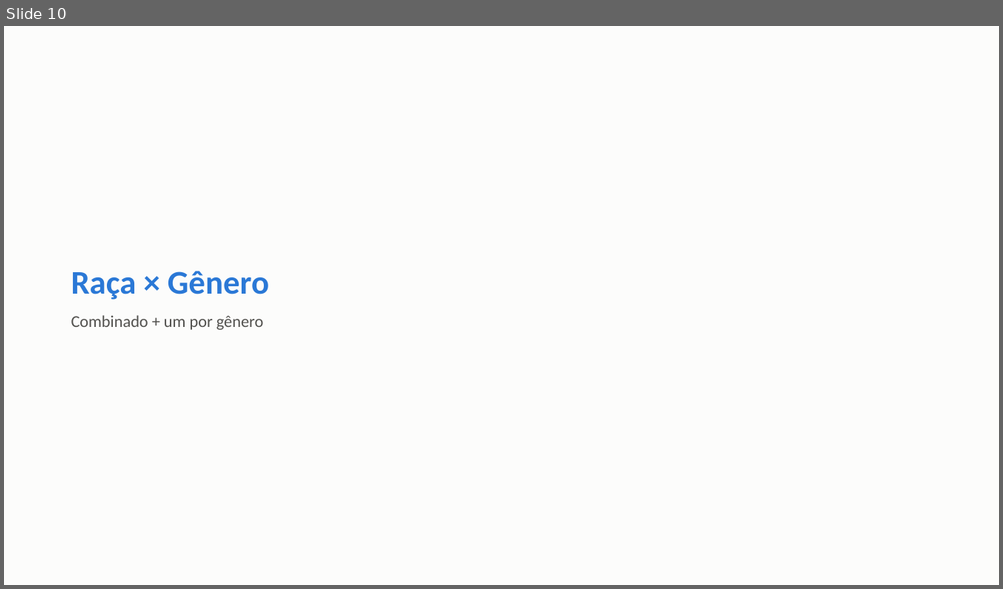
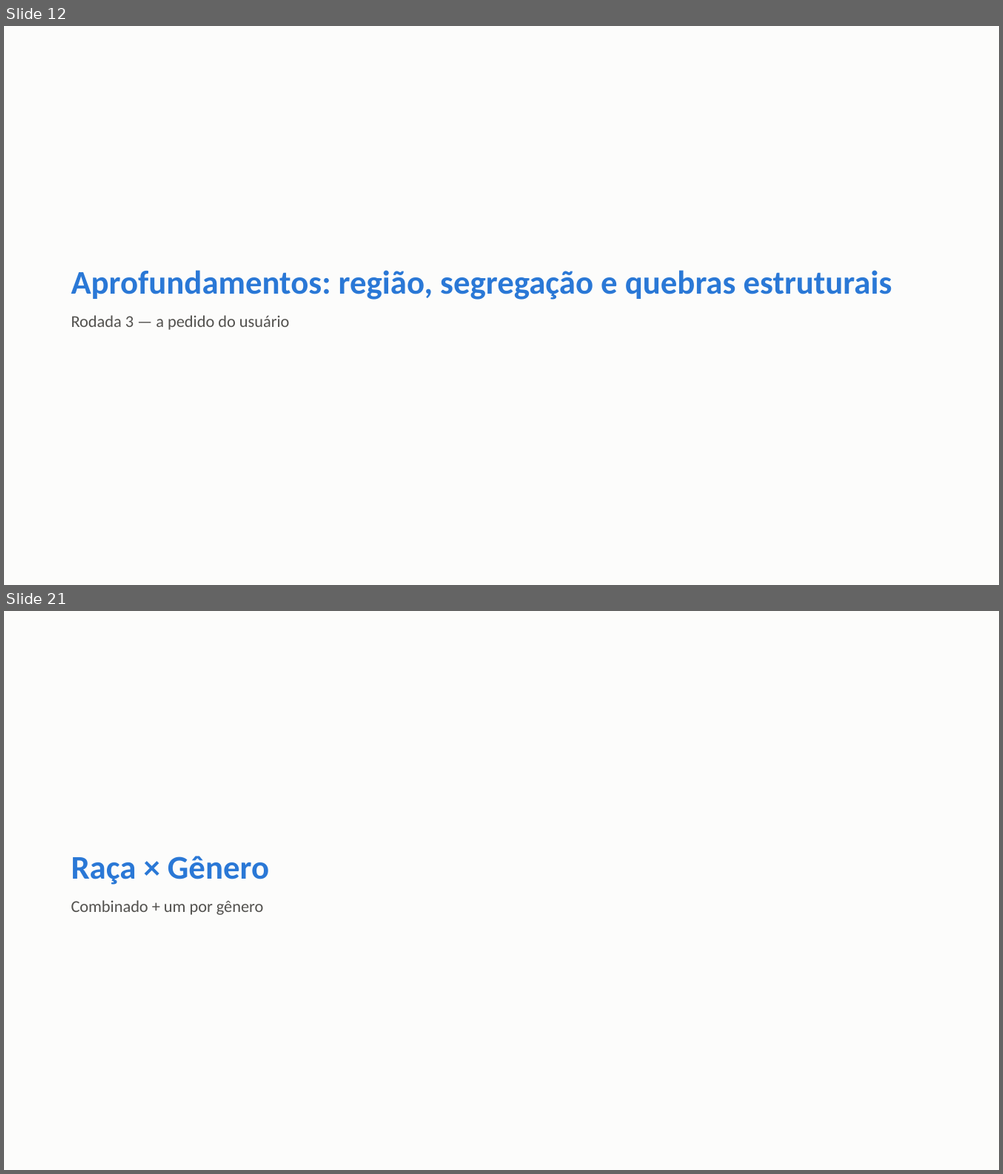
Before and after one commit to FelipeSantanaJ/Hub-Racial-Brasil, a slide deck: docs/Datahub_Racial_Brasil_Fase1.pptx. Shown one above the other, each under a label of ours: slide 10 before the commit, slides 12 and 21 after it; the slides between them are not shown. The pictures are 1003x589 and 1003x1174 pixels, drawn with LibreOffice and Linux fonts; fonts in the diff are those of the drawing. Boxes give left, top, right and bottom in pixels: in the first picture for what was removed or moved away, otherwise in the second. Text is boxed around its words. In the diff, an @@ line names an element or a change of style, - is before the commit and + after.

Commit message:
Aprofunda a Fase 1: Oaxaca-Blinder, hiato regional, segregação, quebra estrutural
Aplica teste de significância formal ao resíduo da decomposição do hiato
Branca-Negra via regressão (Oaxaca-Blinder + RIF por quantil, novas funções
em pnadc_core.py, validadas com dado sintético) — resíduo de +22% (p<0,001),
convergindo com os 24% da padronização direta. Descobre um padrão em U: o
hiato residual é menor na mediana (~15%) e maior na base (~31%) e no topo
(~36%) da distribuição de renda.

Adiciona: hiato racial por Região (Welch), índice de segregação ocupacional
de Duncan, teste de quebra estrutural (tipo Chow) nos 3 eventos já mapeados
(reforma trabalhista, reforma da previdência, recessão 2015-16) — os 3
significativos. Traz 4 variáveis novas da PNAD: informalidade/carteira
assinada, renda por hora (mostra que o hiato não vem de jornada menor),
alfabetização (60+) e desalento entre quem está fora da força de trabalho.

Corrige um bug real de decodificação (VD4009 zero-padded, dava NULL
silencioso) e descarta frequência escolar (V3014) por cobertura amostral
não explicada (~6-8%, não bate com rotação de painel nem com V3001).

53 gráficos (era 44), apresentação com 69 slides (era 58).

```diff
--- a/docs/Datahub_Racial_Brasil_Fase1.pptx
+++ b/docs/Datahub_Racial_Brasil_Fase1.pptx
@@ slide 12 added at box(4, 26, 999, 585), background #FCFCFB @@
@@ text added at box(71, 270, 892, 330), 32 pt, text #2A78D6, bold @@
+Aprofundamentos: região, segregação e quebras estruturais
+Rodada 3 — a pedido do usuário
@@ what was slide 10 is now slide 21 @@
```
Also in this commit, not shown: 10 other slides added, 34 other files.
